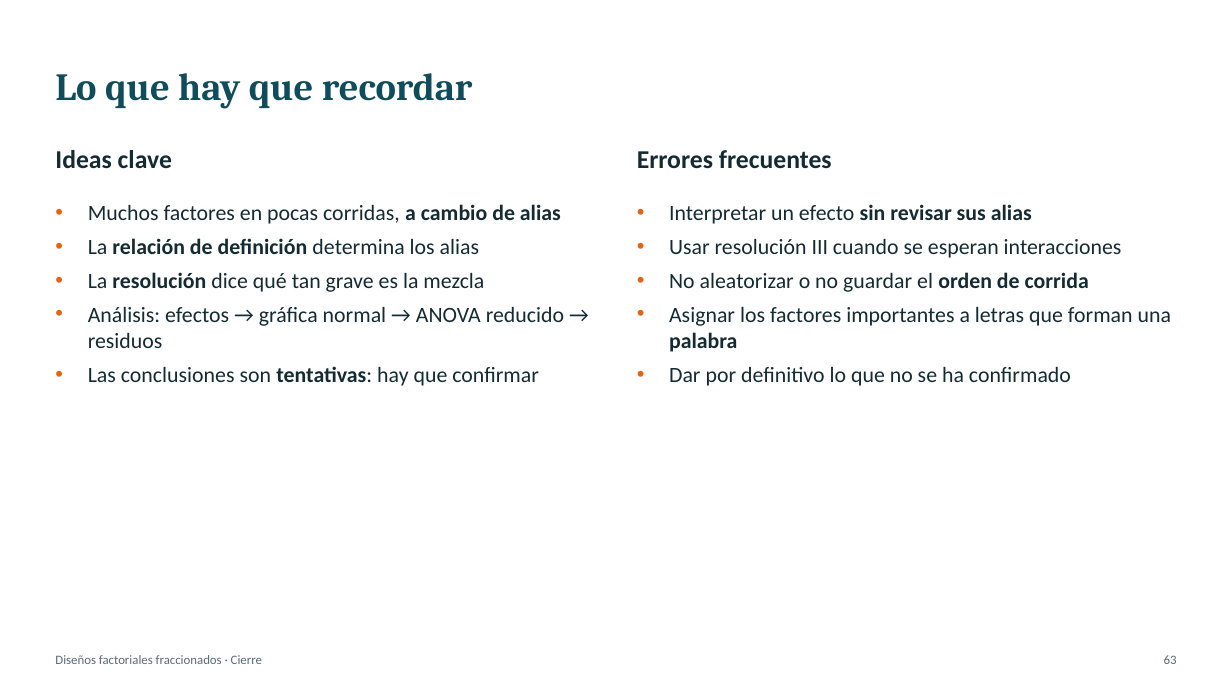
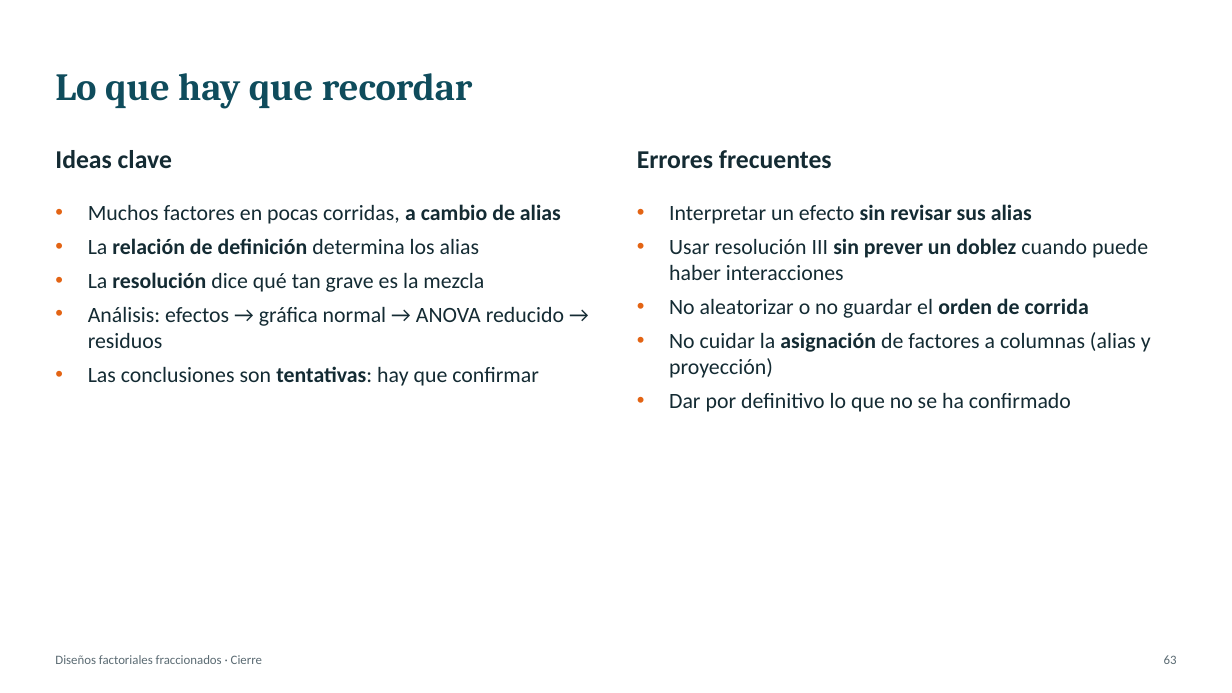
Before and after one commit to Juanes2001/diseno-de-experimentos, a slide deck: slide 63 of exposicion-tema-06/Tema6_Factoriales_Fraccionados.pptx. Drawn at 1232x693 pixels with LibreOffice and Linux fonts; fonts in the diff are those of the drawing. Boxes give left, top, right and bottom in pixels: in the first picture for what was removed or moved away, otherwise in the second. Text is boxed around its words. In the diff, an @@ line names an element or a change of style, - is before the commit and + after.

```diff
--- a/exposicion-tema-06/Tema6_Factoriales_Fraccionados.pptx
+++ b/exposicion-tema-06/Tema6_Factoriales_Fraccionados.pptx
@@ text at (x1=669, y1=238, x2=1148, y2=280): text changed @@
-• Usar resolución III cuando se esperan interacciones
+• Usar resolución III sin prever un doblez cuando puede haber interacciones
@@ text at (x1=669, y1=332, x2=1151, y2=378): text changed @@
-• Asignar los factores importantes a letras que forman una palabra
+• No cuidar la asignación de factores a columnas (alias y proyección)
```
Also in this commit, not shown: 25 other slides changed, 3 other files.
